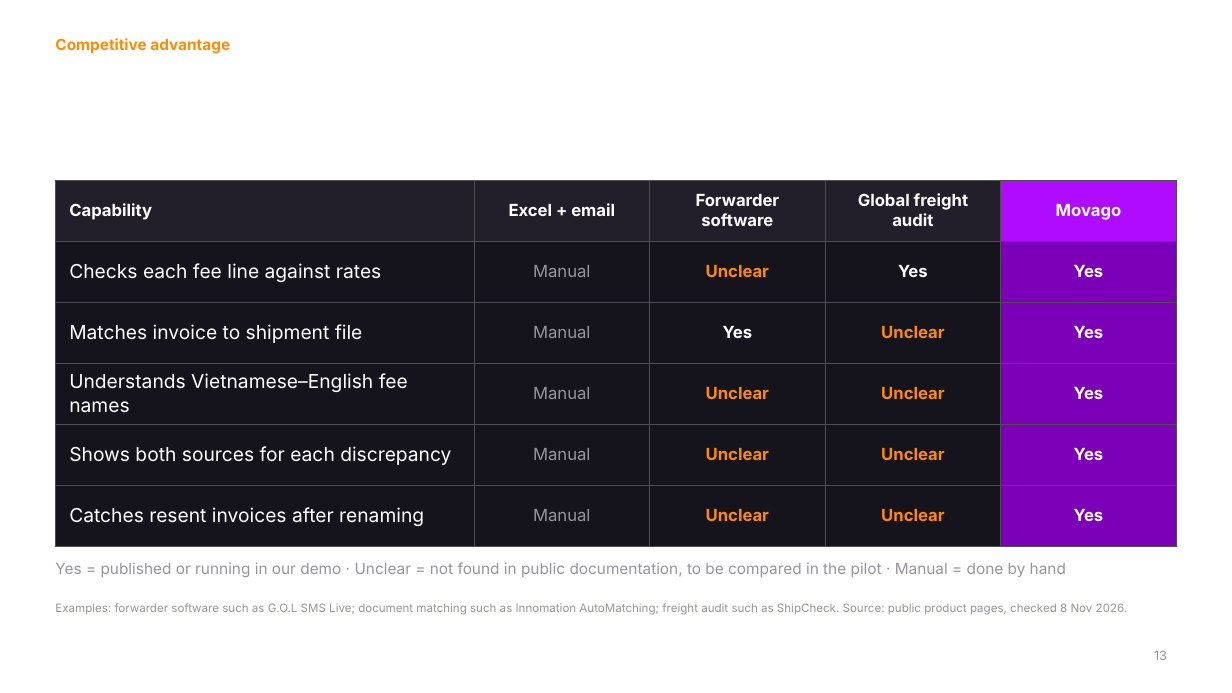
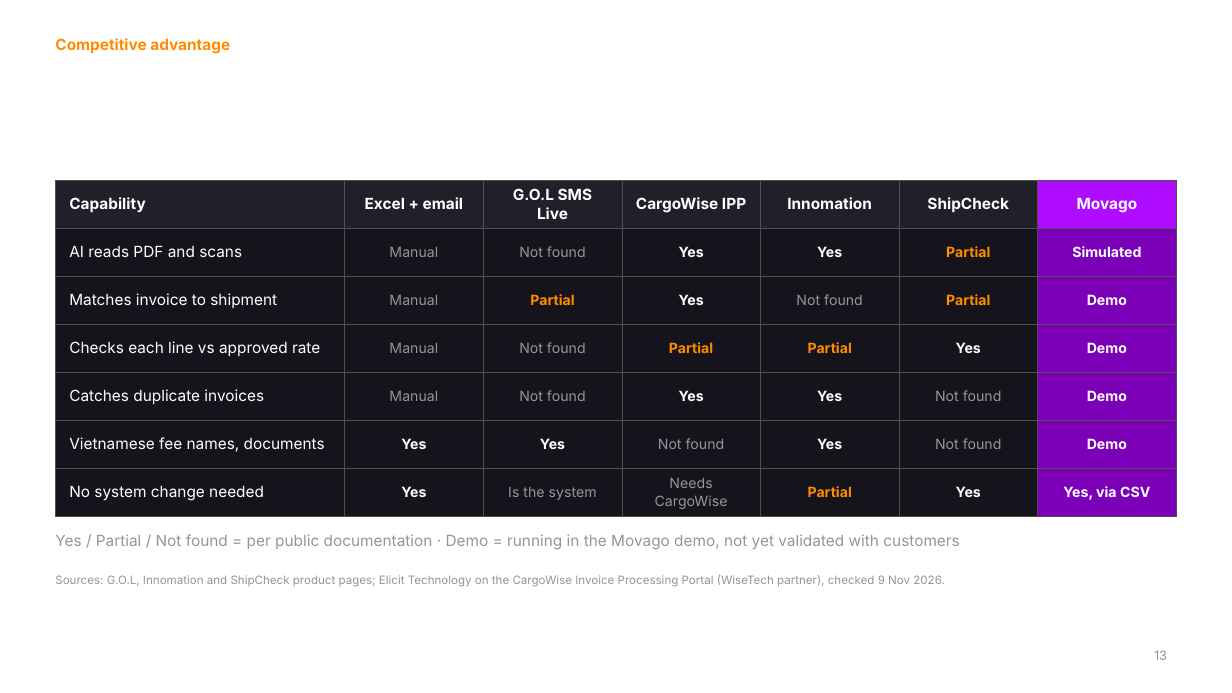
Before and after one commit to Odylytics/Movago_Odylytics, a slide deck: slide 13 of nghien_cuu_tung_slide/Movago_Pitch_Deck_EN.pptx. Drawn at 1232x693 pixels with LibreOffice and Linux fonts; fonts in the diff are those of the drawing; background and template pictures are left out. Boxes give left, top, right and bottom in pixels: in the first picture for what was removed or moved away, otherwise in the second. Text is boxed around its words. In the diff, an @@ line names an element or a change of style, - is before the commit and + after.

```diff
--- a/nghien_cuu_tung_slide/Movago_Pitch_Deck_EN.pptx
+++ b/nghien_cuu_tung_slide/Movago_Pitch_Deck_EN.pptx
@@ table at bbox=[55, 180, 1177, 513] @@
-Capability | Excel + email | Forwarder software | Global freight audit | Movago
-Checks each fee line against rates | Manual | Unclear | Yes | Yes
-Matches invoice to shipment file | Manual | Yes | Unclear | Yes
-Understands Vietnamese–English fee names | Manual | Unclear | Unclear | Yes
-Shows both sources for each discrepancy | Manual | Unclear | Unclear | Yes
-Catches resent invoices after renaming | Manual | Unclear | Unclear | Yes
+Capability | Excel + email | G.O.L SMS Live | CargoWise IPP | Innomation | ShipCheck | Movago
+AI reads PDF and scans | Manual | Not found | Yes | Yes | Partial | Simulated
+Matches invoice to shipment | Manual | Partial | Yes | Not found | Partial | Demo
+Checks each line vs approved rate | Manual | Not found | Partial | Partial | Yes | Demo
+Catches duplicate invoices | Manual | Not found | Yes | Yes | Not found | Demo
+Vietnamese fee names, documents | Yes | Yes | Not found | Yes | Not found | Demo
+No system change needed | Yes | Is the system | Needs CargoWise | Partial | Yes | Yes, via CSV
@@ text at bbox=[55, 534, 959, 549]: text changed @@
-Yes = published or running in our demo · Unclear = not found in public documentation, to be compared in the pilot · Manual = done by hand
+Yes / Partial / Not found = per public documentation · Demo = running in the Movago demo, not yet validated with customers
@@ text at bbox=[55, 575, 945, 587]: text changed @@
-Examples: forwarder software such as G.O.L SMS Live; document matching such as Innomation AutoMatching; freight audit such as ShipCheck. Source: public product pages, checked 8 Nov 2026.
+Sources: G.O.L, Innomation and ShipCheck product pages; Elicit Technology on the CargoWise Invoice Processing Portal (WiseTech partner), checked 9 Nov 2026.
```
Also in this commit, not shown: 2 other slides changed, 4 other files.
